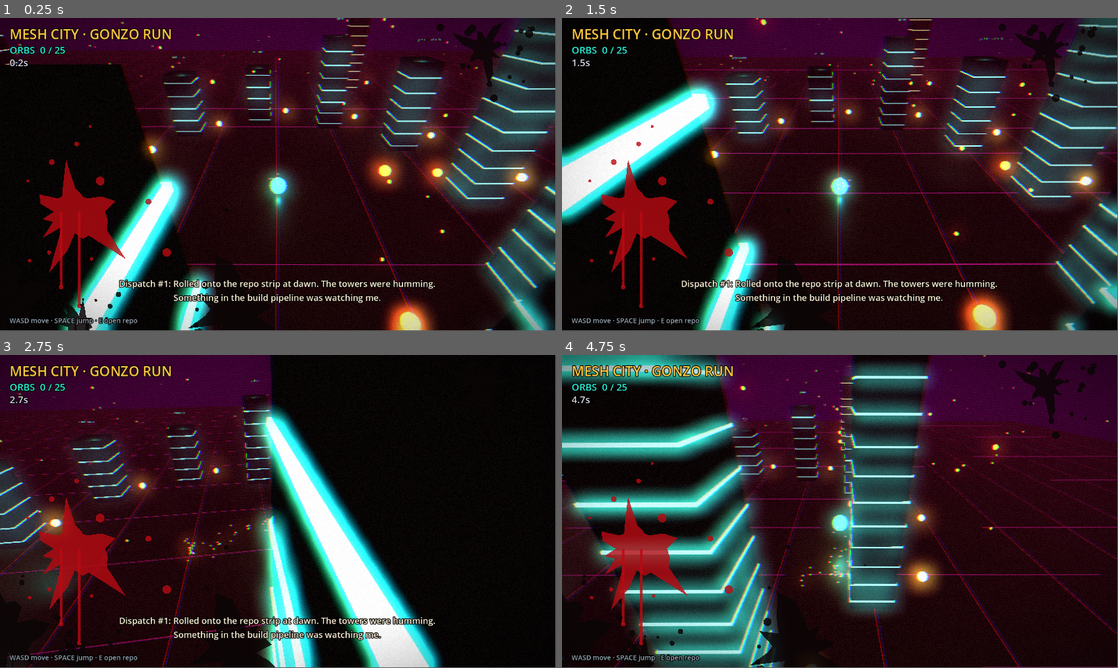
Above: before the commit, frames 1-4 (two rows, left to right).
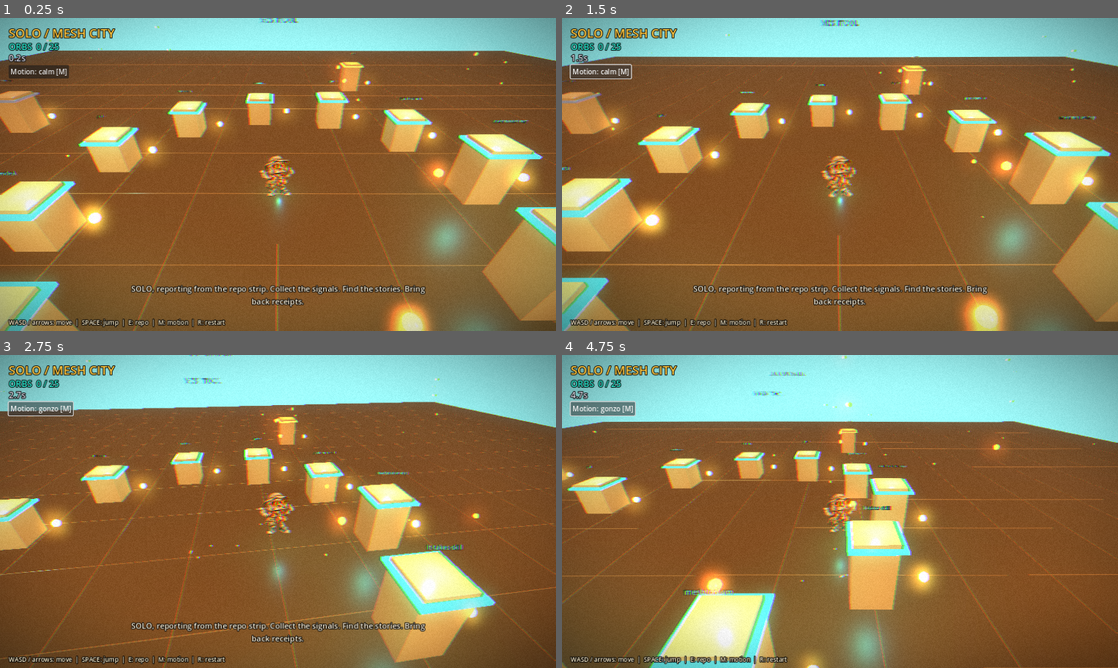
Above: after the commit, the same moments.

Repository: Meshtool/godot-starter-3d
Game: Godot game, scene res://main.tscn
Two runs of this game, one before a commit and one after it. Both use one fixed random seed, a clock stepped at 60 frames per second and the inputs below.
Inputs (mouse positions are in pixels of both pictures, inside the frame that each line leads up to):
- Up to frame 1 (0.25 s): no input
- Up to frame 2 (1.5 s): click (600, 71) at 0.5 s, where only the run after the commit has a clickable "Motion: calm [M]"; click (600, 71) at 1.25 s, where only the run after the commit has a clickable "Motion: gonzo [M]"
- Up to frame 3 (2.75 s): tap Enter at 2 s; hold D (mv_right) from 2.03 s (still down); hold M (toggle_motion, bound only after the commit) from 2.03 s (still down); tap Space (mv_jump) at 2.27 s
- Up to frame 4 (4.75 s): release D (mv_right) at 2.78 s; release M (toggle_motion, bound only after the commit) at 2.78 s; hold S (mv_back) 2.78-3.53 s; tap E (open_repo) at 2.85 s; tap Space (mv_jump) at 3.02, 4.52 s; tap M (toggle_motion, bound only after the commit) at 3.05, 4.55 s; hold D (mv_right) 3.53-4.28 s; hold M (toggle_motion, bound only after the commit) 3.53-4.28 s; hold W (mv_fwd) from 4.28 s (still down); tap Enter at 4.35 s
In our replay, the window is 799x449 before the commit and 800x450 after it. These sizes can differ from the game's own. Grey fills any space a smaller window leaves; there, only what the larger window draws over its background counts as a difference.

The runs differ from the first frame. In frame 1, 99% of the frame differs, in the area x 0-100%, y 0-100%; in frame 2, 99%; in frame 3, 100%; in frame 4, 100%.

Commit message:
Introduce SOLO character, portable game and release receipts

Diff:
--- a/main.gd
+++ b/main.gd
@@ -5,6 +5,8 @@
 ## orbs = open issues/PRs (+1 per repo). Collect every orb to sync the estate.
 ## Walk up to a tower to read its card; press E to open the repo.
 
+const RELEASE_ID := "solo-v1-20261115"
+const SOLO_TEXTURE = preload("res://assets/solo/solo-v1.png")
 const DATA_PATH := "res://data/repos.json"
 const GOLD := Color(1.0, 0.78, 0.25)
 const TURQ := Color(0.18, 0.95, 0.85)
@@ -25,6 +27,8 @@
 var elapsed := 0.0
 var finished := false
 var near_repo = null
+var calm_motion := true
+var motion_button: Button
 var autopilot := "--demo" in OS.get_cmdline_user_args()
 
 var hud_title: Label
@@ -50,7 +54,9 @@
 	_build_city(repos)
 	_build_player()
 	_build_hud()
-	print("=== Mesh City ready: %d towers, %d orbs ===" % [towers.size(), total_orbs])
+	print("=== SOLO ready: %d studios, %d orbs ===" % [towers.size(), total_orbs])
+	if "--smoke-test" in OS.get_cmdline_user_args():
+		call_deferred("_smoke_test")
 
 
 # ---------- setup ----------
@@ -60,6 +66,7 @@
 		"mv_left": [KEY_A, KEY_LEFT], "mv_right": [KEY_D, KEY_RIGHT],
 		"mv_fwd": [KEY_W, KEY_UP], "mv_back": [KEY_S, KEY_DOWN],
 		"mv_jump": [KEY_SPACE], "open_repo": [KEY_E, KEY_ENTER],
+		"toggle_motion": [KEY_M], "restart_run": [KEY_R],
 	}
 	for action in binds:
 		if not InputMap.has_action(action):
@@ -73,13 +80,13 @@
 func _setup_environment() -> void:
 	var env := Environment.new()
 	env.background_mode = Environment.BG_COLOR
-	env.background_color = Color(0.06, 0.0, 0.05)  # desert night, bruised purple
+	env.background_color = Color(0.14, 0.24, 0.25)  # dusk at the roadside studios
 	env.ambient_light_source = Environment.AMBIENT_SOURCE_COLOR
-	env.ambient_light_color = Color(0.12, 0.16, 0.2)
-	env.ambient_light_energy = 0.6
+	env.ambient_light_color = Color(0.95, 0.80, 0.62)
+	env.ambient_light_energy = 0.8
 	env.fog_enabled = true
-	env.fog_light_color = Color(0.25, 0.04, 0.12)
-	env.fog_density = 0.018
+	env.fog_light_color = Color(0.30, 0.29, 0.22)
+	env.fog_density = 0.006
 	env.glow_enabled = true
 	env.glow_intensity = 1.1
 	env.glow_bloom = 0.15
@@ -89,8 +96,8 @@
 
 	var sun := DirectionalLight3D.new()
 	sun.rotation_degrees = Vector3(-55, 30, 0)
-	sun.light_color = Color(0.7, 0.85, 1.0)
-	sun.light_energy = 0.35
+	sun.light_color = Color(1.0, 0.82, 0.59)
+	sun.light_energy = 0.8
 	add_child(sun)
 
 
@@ -105,7 +112,7 @@
 	var box := BoxMesh.new()
 	box.size = shape.size
 	mesh.mesh = box
-	mesh.material_override = _mat(Color(0.28, 0.12, 0.06), Color.BLACK, 0.0, 0.0)  # baked desert hardpan
+	mesh.material_override = _mat(Color(0.40, 0.28, 0.17), Color.BLACK, 0.0, 0.0)  # baked desert hardpan
 	ground.add_child(mesh)
 	ground.position.y = -0.5
 	add_child(ground)
@@ -118,14 +125,14 @@
 			lb.size = Vector3(120, 0.02, 0.04) if axis == 0 else Vector3(0.04, 0.02, 120)
 			line.mesh = lb
 			line.position = Vector3(0, 0.01, i) if axis == 0 else Vector3(i, 0.01, 0)
-			line.material_override = _mat(ACID, ACID, 0.6, 0.0)
+			line.material_override = _mat(Color(0.65, 0.46, 0.27), Color.BLACK, 0.0, 0.0)
 			add_child(line)
 
 
 func _build_lava() -> void:
 	# warm embers drifting up out of the deep — the estate's lava lamp
 	var p := CPUParticles3D.new()
-	p.amount = 260
+	p.amount = 60
 	p.lifetime = 9.0
 	p.preprocess = 9.0
 	p.emission_shape = CPUParticles3D.EMISSION_SHAPE_BOX
@@ -193,7 +200,7 @@
 	l.font_size = 160
 	l.modulate = Color(tint, 0.18)
 	l.billboard = BaseMaterial3D.BILLBOARD_ENABLED
-	l.position = Vector3(0, 22 + ring * 6, -radius - 6)
+	l.position = Vector3(0, 10 + ring * 3, -radius - 6)
 	l.no_depth_test = false
 	add_child(l)
 
@@ -201,7 +208,7 @@
 func _build_tower(repo: Dictionary, pos: Vector3, tint: Color) -> void:
 	var days := _days_since(repo.get("pushed", ""))
 	var archived: bool = repo.get("archived", false)
-	var height := 2.5 + log(float(repo.get("size", 1)) + 1.0) * 2.2
+	var height := clampf(2.4 + log(float(repo.get("size", 1)) + 1.0) * 0.35, 2.4, 6.0)
 	var heat := clampf(1.0 - days / 21.0, 0.0, 1.0)  # fresh pushes glow hottest
 	var color := DIM if archived else tint
 
@@ -214,24 +221,24 @@
 	col.position.y = height / 2.0
 	body.add_child(col)
 
-	# iron-submarine core
+	# warm stucco studio, sized by the public repo snapshot
 	var core := MeshInstance3D.new()
 	var box := BoxMesh.new()
 	box.size = shape.size
 	core.mesh = box
 	core.position.y = height / 2.0
-	core.material_override = _mat(Color(0.05, 0.05, 0.06), Color.BLACK, 0.0, 0.85)
+	core.material_override = _mat(Color(0.83, 0.67, 0.43), Color.BLACK, 0.0, 0.0)
 	body.add_child(core)
 
 	# glowing edges / floor bands — brighter the fresher the repo
-	var bands := int(height / 1.2)
+	var bands := 1
 	for b in bands:
 		var band := MeshInstance3D.new()
 		var bm := BoxMesh.new()
-		bm.size = Vector3(2.5, 0.08, 2.5)
+		bm.size = Vector3(3.0, 0.18, 3.0)
 		band.mesh = bm
-		band.position.y = 0.6 + b * 1.2
-		band.material_override = _mat(color, color, 0.4 + heat * 3.5, 0.0)
+		band.position.y = height - 0.3 + b * 0.0
+		band.material_override = _mat(color, color, 0.3 + heat * 1.2, 0.0)
 		body.add_child(band)
 
 	# beacon on top
@@ -296,16 +303,18 @@
 	col.shape = s
 	player.add_child(col)
 
-	# the estate orb: your orb is you
-	var core := MeshInstance3D.new()
-	var sm := SphereMesh.new()
-	sm.radius = 0.6
-	sm.height = 1.2
-	core.mesh = sm
-	core.material_override = _mat(TURQ, TURQ, 2.5, 0.0)
-	player.add_child(core)
+	# SOLO: the estate's original road correspondent.
+	var portrait := Sprite3D.new()
+	portrait.texture = SOLO_TEXTURE
+	portrait.pixel_size = 0.0022
+	portrait.billboard = BaseMaterial3D.BILLBOARD_ENABLED
+	portrait.alpha_cut = SpriteBase3D.ALPHA_CUT_DISCARD
+	portrait.alpha_scissor_threshold = 0.15
+	portrait.shaded = false
+	portrait.position.y = 0.85
+	player.add_child(portrait)
 	var halo := CPUParticles3D.new()
-	halo.amount = 40
+	halo.amount = 6
 	halo.lifetime = 1.2
 	halo.emission_shape = CPUParticles3D.EMISSION_SHAPE_SPHERE
 	halo.emission_sphere_radius = 0.9
@@ -372,10 +381,11 @@
 
 	fever = lerpf(fever, float(collected) / max(1.0, float(total_orbs)), delta * 1.5)
 	if fever_mat:
-		fever_mat.set_shader_parameter("fever", fever)
+		fever_mat.set_shader_parameter("fever", 0.0 if calm_motion else fever)
 		fever_mat.set_shader_parameter("t", t)
-	cam.fov = 65.0 + sin(t * 0.9) * 6.0 * fever
-	cam.rotate_object_local(Vector3.FORWARD, sin(t * 0.7) * 0.06 * fever)
+	cam.fov = 65.0 if calm_motion else 65.0 + sin(t * 0.9) * 6.0 * fever
+	if not calm_motion:
+		cam.rotate_object_local(Vector3.FORWARD, sin(t * 0.7) * 0.06 * fever)
 	if dispatch_timer > 0.0:
 		dispatch_timer -= delta
 		dispatch.modulate.a = clampf(dispatch_timer, 0.0, 1.0)
@@ -388,17 +398,22 @@
 
 
 func _unhandled_input(event: InputEvent) -> void:
+	if event.is_action_pressed("toggle_motion"):
+		_toggle_motion()
+	if event.is_action_pressed("restart_run"):
+		get_tree().reload_current_scene()
 	if event.is_action_pressed("open_repo") and near_repo != null:
 		OS.shell_open(near_repo.get("url", ""))
 
 
 func _on_orb(body: Node, orb: Area3D) -> void:
-	if body != player or not is_instance_valid(orb):
+	if body != player or not is_instance_valid(orb) or not orbs.has(orb):
 		return
 	orbs.erase(orb)
 	orb.queue_free()
 	collected += 1
-	splats.splat(true)
+	if not calm_motion:
+		splats.splat(true)
 	var repo_name := "the strip"
 	var best_d := 1e9
 	for tw in towers:
@@ -409,9 +424,9 @@
 	_say(DISPATCHES[randi() % DISPATCHES.size()].replace("{repo}", repo_name))
 	if collected >= total_orbs and not finished:
 		finished = true
-		banner.text = "ESTATE SYNCED. THE FEVER BROKE.  %.1fs" % elapsed
+		banner.text = "RUN COMPLETE.  %.1fs\nR TO RIDE AGAIN" % elapsed
 		banner.visible = true
-		print("=== ESTATE SYNCED in %.1fs ===" % elapsed)
+		print("=== SOLO RUN COMPLETE in %.1fs ===" % elapsed)
 
 
 # ---------- HUD ----------
@@ -420,7 +435,7 @@
 	var ui := CanvasLayer.new()
 	add_child(ui)
 
-	hud_title = _label("MESH CITY · GONZO RUN", 28, GOLD)
+	hud_title = _label("SOLO / MESH CITY", 28, GOLD)
 	hud_title.position = Vector2(20, 14)
 	ui.add_child(hud_title)
 	hud_count = _label("", 20, TURQ)
@@ -429,7 +444,7 @@
 	hud_time = _label("", 20, Color(0.85, 0.85, 0.9))
 	hud_time.position = Vector2(20, 78)
 	ui.add_child(hud_time)
-	var help := _label("WASD move · SPACE jump · E open repo", 14, Color(0.6, 0.65, 0.7))
+	var help := _label("WASD / arrows: move  |  SPACE: jump  |  E: repo  |  M: motion  |  R: restart", 14, Color(1.0, 0.94, 0.80))
 	help.anchor_top = 1.0
 	help.anchor_bottom = 1.0
 	help.position = Vector2(20, -30)
@@ -471,7 +486,7 @@
 	dispatch.autowrap_mode = TextServer.AUTOWRAP_WORD
 	ui.add_child(dispatch)
 
-	banner = _label("", 44, GOLD)
+	banner = _label("", 32, GOLD)
 	banner.set_anchors_preset(Control.PRESET_CENTER)
 	banner.horizontal_alignment = HORIZONTAL_ALIGNMENT_CENTER
 	banner.offset_left = -400
@@ -497,9 +512,13 @@
 	splats.set_anchors_preset(Control.PRESET_FULL_RECT)
 	splats.mouse_filter = Control.MOUSE_FILTER_IGNORE
 	fx.add_child(splats)
-	for i in 5:
-		splats.splat(false)  # the page is never clean
-	_say("Dispatch #1: Rolled onto the repo strip at dawn. The towers were humming. Something in the build pipeline was watching me.")
+	splats.visible = not calm_motion
+	motion_button = Button.new()
+	motion_button.text = "Motion: calm [M]"
+	motion_button.position = Vector2(20, 108)
+	motion_button.pressed.connect(_toggle_motion)
+	ui.add_child(motion_button)
+	_say("SOLO, reporting from the repo strip. Collect the signals. Find the stories. Bring back receipts.")
 
 
 func _update_card() -> void:
@@ -662,3 +681,44 @@
 			for dr in it.drips:
 				draw_line(dr[0], dr[0] + Vector2(0, dr[1]), c, dr[2])
 				draw_circle(dr[0] + Vector2(0, dr[1]), dr[2] * 0.9, c)
+
+
+func _toggle_motion() -> void:
+	calm_motion = not calm_motion
+	splats.visible = not calm_motion
+	motion_button.text = "Motion: calm [M]" if calm_motion else "Motion: gonzo [M]"
+
+
+# Synthetic state checks only; not a signed or human gameplay receipt.
+func _smoke_test() -> void:
+	var errors: Array[String] = []
+	if towers.is_empty() or total_orbs <= 0:
+		errors.append("public repo snapshot did not create a playable world")
+	if not SOLO_TEXTURE or SOLO_TEXTURE.get_width() <= 0:
+		errors.append("character texture is missing")
+	if errors.is_empty():
+		var first: Area3D = orbs[0]
+		_on_orb(self, first)
+		if collected != 0:
+			errors.append("non-player collected an orb")
+		_on_orb(player, first)
+		_on_orb(player, first)
+		if collected != 1:
+			errors.append("duplicate collision counted twice")
+		for orb in orbs.duplicate():
+			_on_orb(player, orb)
+		if collected != total_orbs or not finished or not banner.visible:
+			errors.append("complete run did not reach completion")
+		if not calm_motion:
+			errors.append("calm motion must be the default")
+		_toggle_motion()
+		if calm_motion or not splats.visible:
+			errors.append("motion toggle failed")
+		_toggle_motion()
+	if not errors.is_empty():
+		for error in errors:
+			push_error(error)
+		get_tree().quit(1)
+		return
+	print("SOLO_SMOKE_PASS: texture, world, player-only collection, duplicate guard, completion, calm motion")
+	get_tree().quit(0)
--- a/project.godot
+++ b/project.godot
@@ -3,9 +3,14 @@
 
 [application]
 
-config/name="Godot Starter 3D"
+config/name="SOLO / Mesh City"
 run/main_scene="res://main.tscn"
 config/features=PackedStringArray("4.3")
+
+[display]
+window/size/viewport_width=1280
+window/size/viewport_height=720
+window/stretch/mode="canvas_items"
 
 [rendering]
 
Binary file added: assets/solo/solo-v1.png
Not shown, changed: export_presets.cfg
